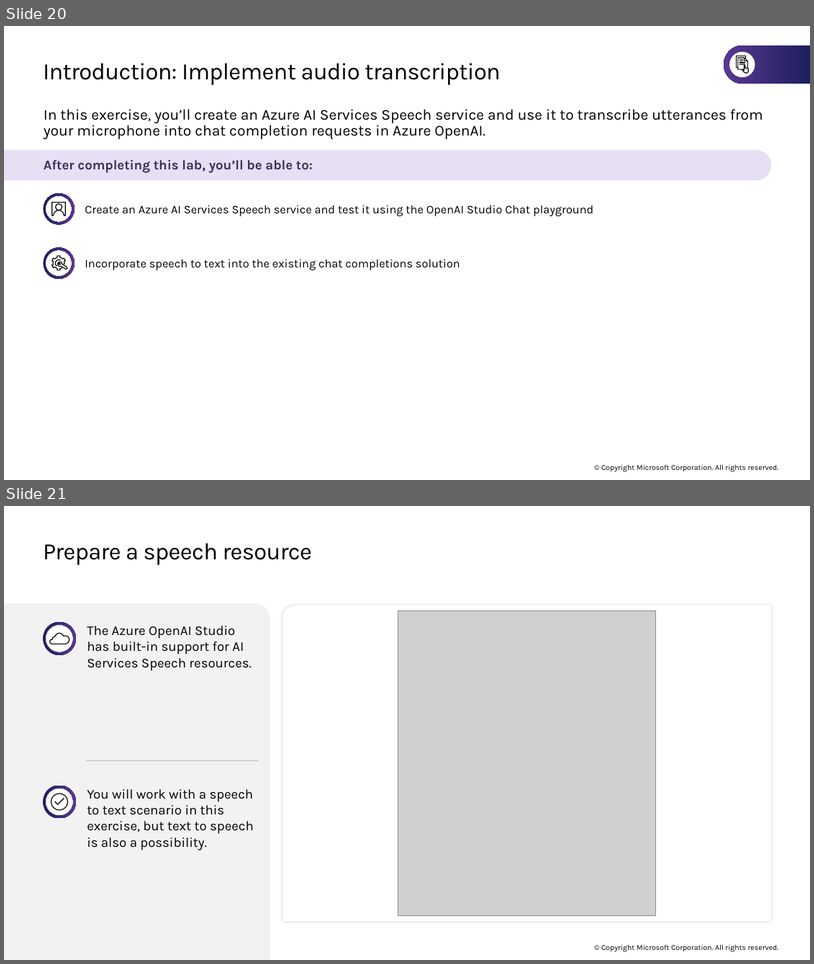
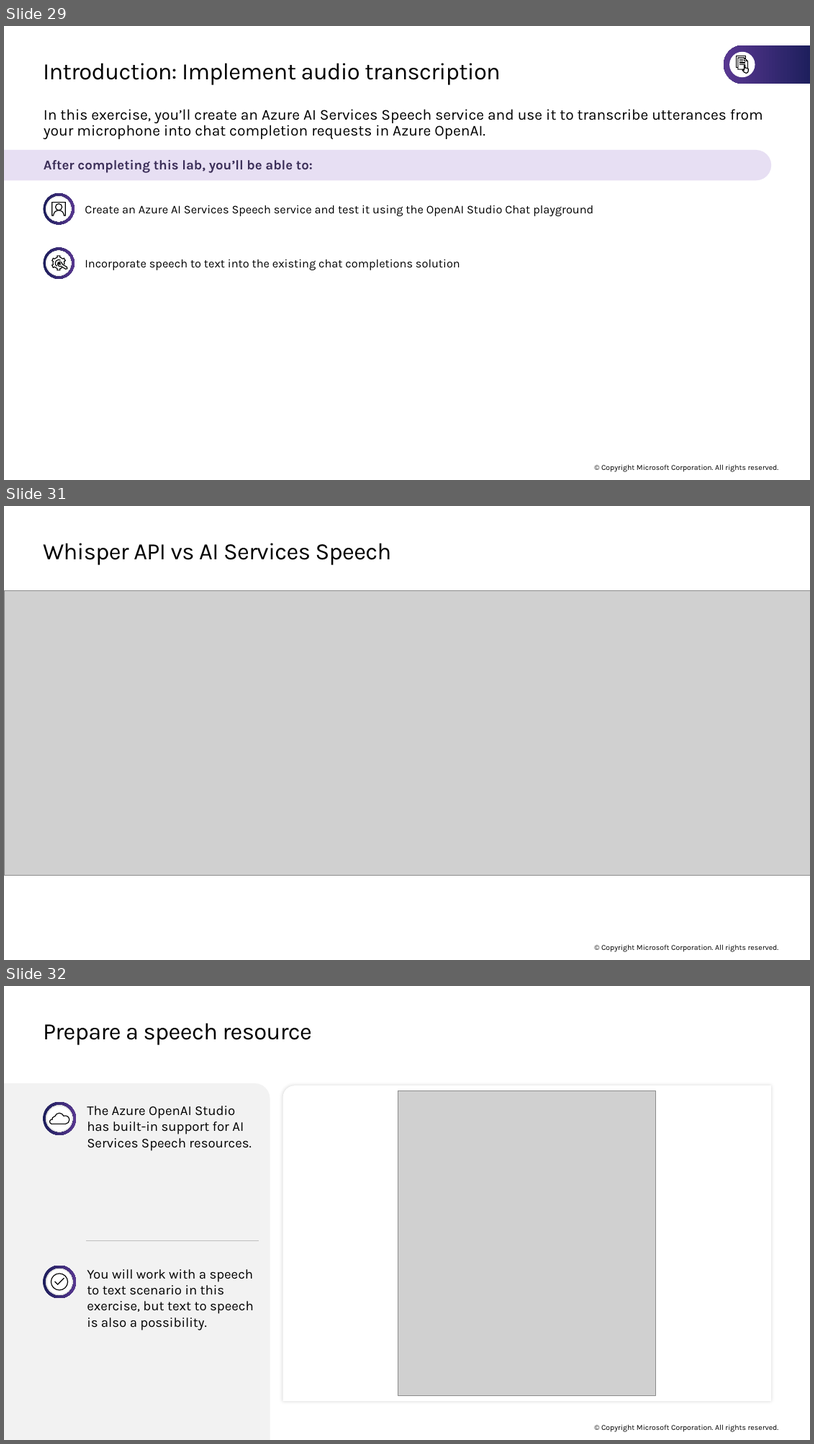
Before and after one commit to microsoft/TechExcel-Implementing-automation-practices-using-Azure-OpenAI, a slide deck: slides/Lab Slides.pptx. Shown one above the other, each under a label of ours: slides 20 and 21 before the commit, slides 29, 31 and 32 after it; the slides between them are not shown. The pictures are 814x964 and 814x1444 pixels, drawn with LibreOffice and Linux fonts; fonts in the diff are those of the drawing; grey boxes stand for pictures. Boxes give left, top, right and bottom in pixels: in the first picture for what was removed or moved away, otherwise in the second. Text is boxed around its words. In the diff, an @@ line names an element or a change of style, - is before the commit and + after.

```diff
--- a/slides/Lab Slides.pptx
+++ b/slides/Lab Slides.pptx
@@ slide 31 added at box(4, 506, 810, 960), background #FFFFFF; not listed: 1 template element that a slide beside it also shows @@
@@ title added at box(43, 543, 392, 565), 28 pt, text #000000 @@
+Whisper API vs AI Services Speech
@@ picture added at box(4, 591, 810, 875) @@
@@ what was slide 20 is now slide 29 @@
@@ what was slide 21 is now slide 32 @@
```
Also in this commit, not shown: 12 other slides added, 1 other file.
